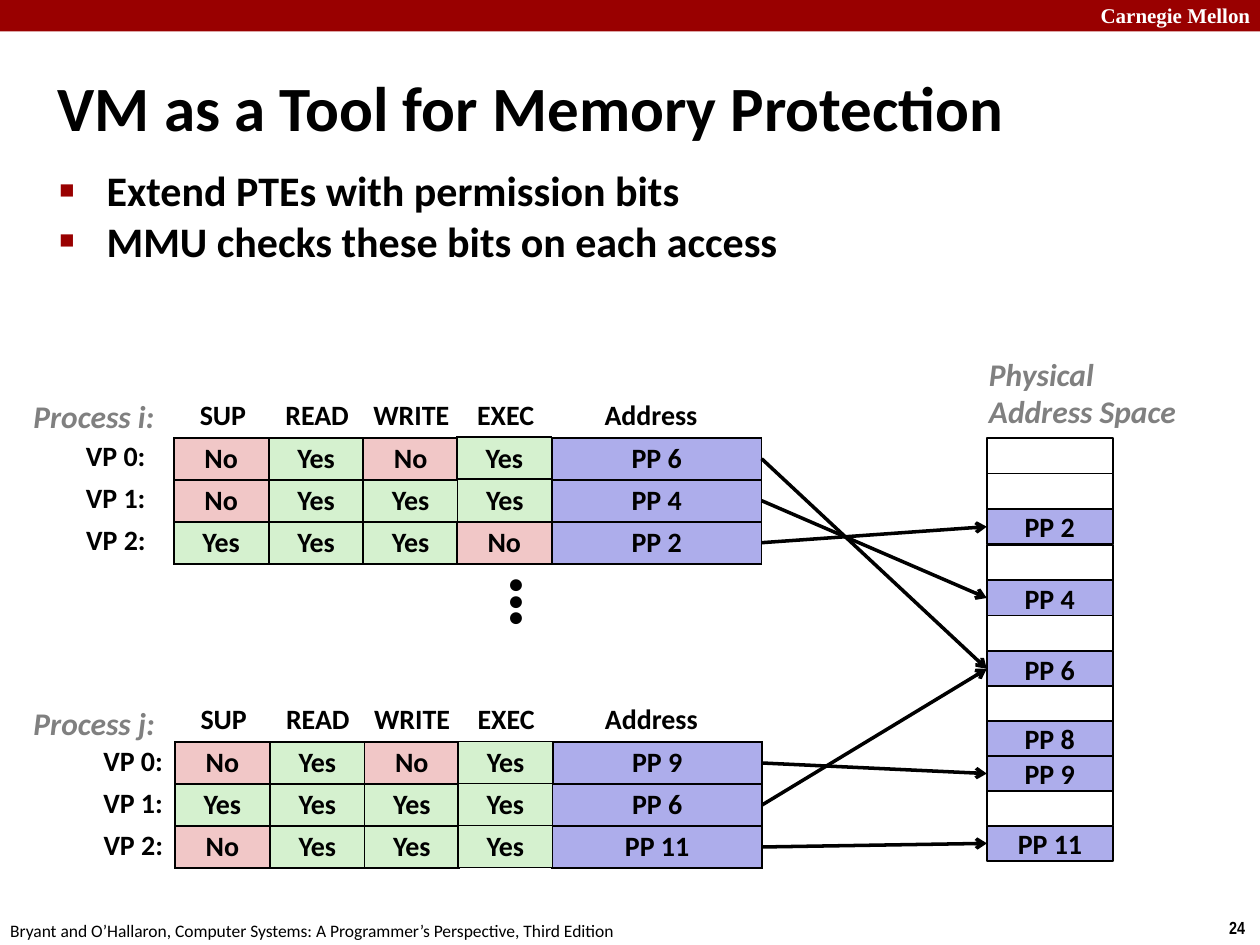
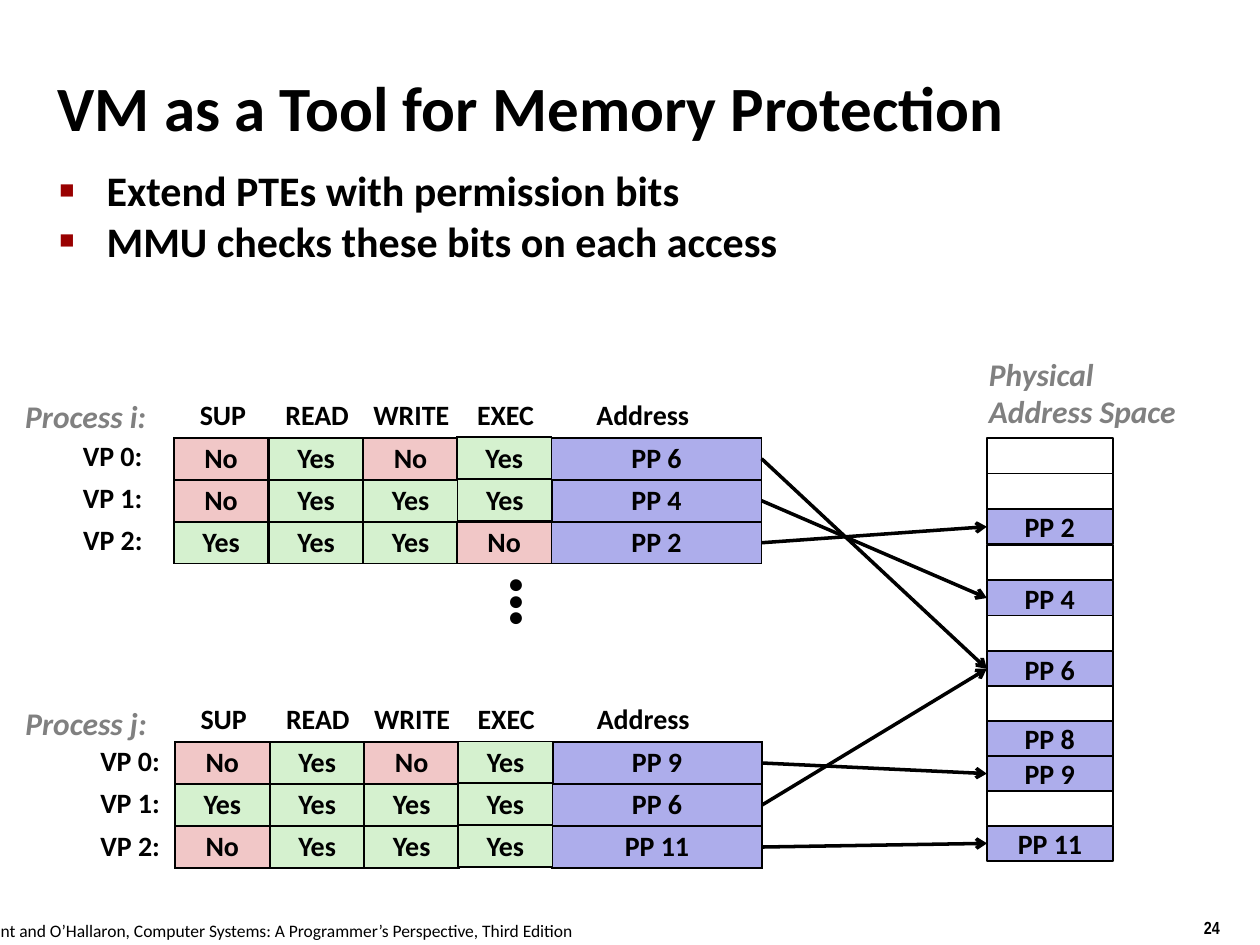
Before and after one commit to tntech-ngin/F24-CSC2770, a slide deck: slide 24 of docs/lectures_source/lectures/originals/17-vm-concepts.pptx. Drawn at 1260x945 pixels with LibreOffice and Linux fonts; fonts in the diff are those of the drawing. Boxes give left, top, right and bottom in pixels: in the first picture for what was removed or moved away, otherwise in the second. Text is boxed around its words. In the diff, an @@ line names an element or a change of style, - is before the commit and + after.

```diff
--- a/docs/lectures_source/lectures/originals/17-vm-concepts.pptx
+++ b/docs/lectures_source/lectures/originals/17-vm-concepts.pptx
@@ rectangle removed at [0, 0, 1260, 32] @@
@@ text removed at [1101, 8, 1250, 28] @@
-Carnegie Mellon
@@ text "Process i:": place and size @@
-text "Process i:" at [33, 406, 154, 428]
+text "Process i:" at [25, 406, 146, 428]
@@ text "Address": place and size @@
-text "Address" at [605, 405, 698, 426]
+text "Address" at [596, 405, 689, 426]
@@ text "VP 0:": place and size @@
-text "VP 0:" at [86, 447, 146, 467]
+text "VP 0:" at [83, 447, 142, 466]
@@ text "VP 1:": place and size @@
-text "VP 1:" at [86, 489, 146, 508]
+text "VP 1:" at [83, 489, 142, 508]
@@ text "Process j:": place and size @@
-text "Process j:" at [33, 713, 155, 740]
+text "Process j:" at [25, 713, 147, 740]
@@ text "Address": place and size @@
-text "Address" at [605, 709, 698, 730]
+text "Address" at [597, 709, 690, 730]
@@ text "VP 2:": place and size @@
-text "VP 2:" at [104, 836, 163, 855]
+text "VP 2:" at [100, 837, 160, 856]
@@ text "Bryant and O’Hallaron, Computer Systems: ..." rewrapped from [10, 925, 614, 940] to [19, 925, 573, 940] @@
@@ page number: place and size @@
-page number at [1229, 921, 1245, 934]
+page number at [1204, 921, 1220, 934]
```
Also in this commit, not shown: 38 other slides changed, 42 other files.
